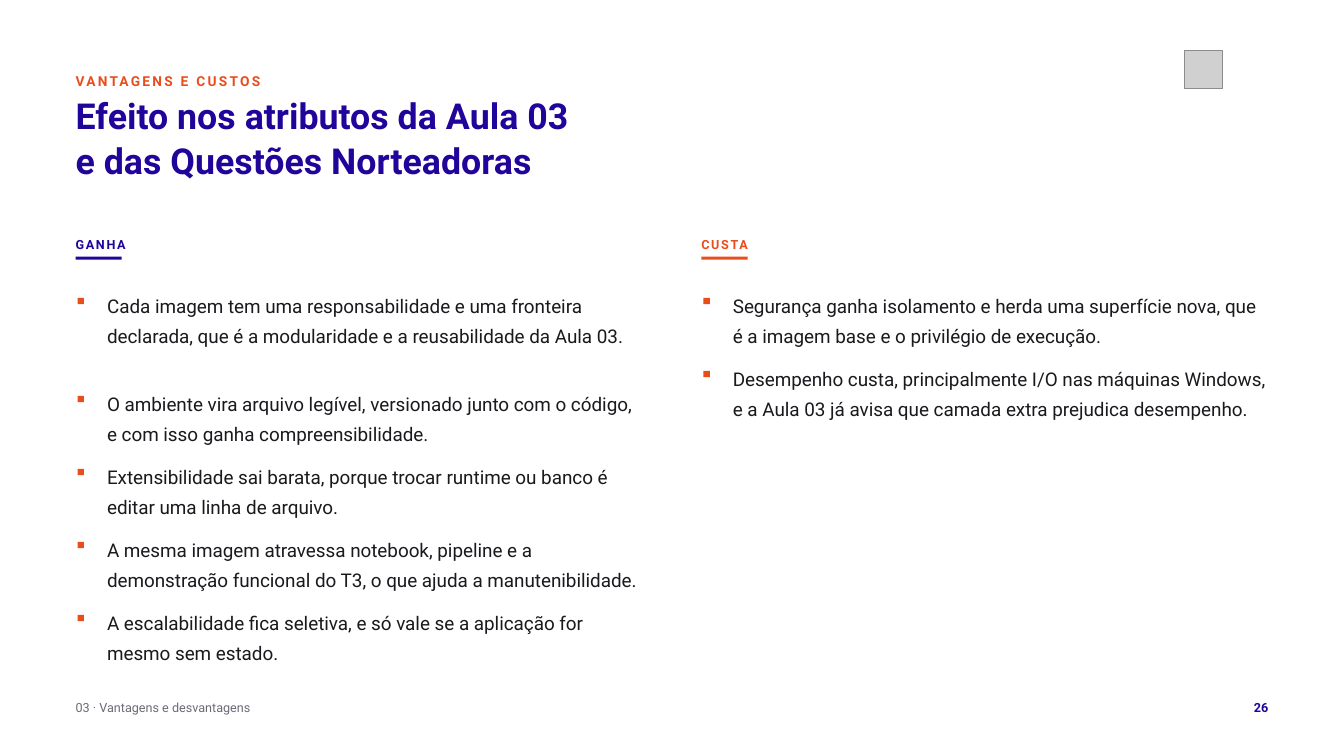
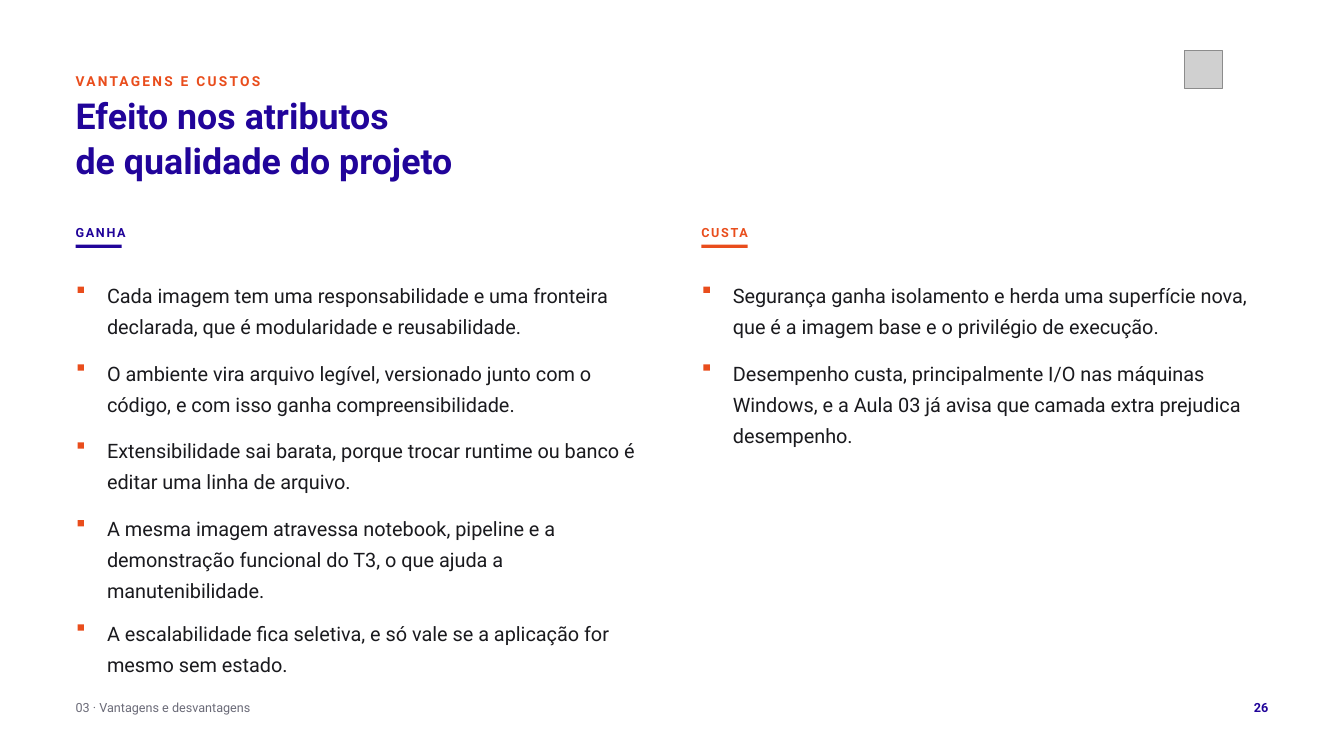
Before and after one commit to tcpassos/invite-app, a slide deck: slide 26 of trabalhos/T1-Docker-Invite-People.pptx. Drawn at 1344x756 pixels with LibreOffice and Linux fonts; fonts in the diff are those of the drawing; grey boxes stand for pictures. Boxes give left, top, right and bottom in pixels: in the first picture for what was removed or moved away, otherwise in the second. Text is boxed around its words. In the diff, an @@ line names an element or a change of style, - is before the commit and + after.

Commit message:
docs: ancora a legenda do diagrama acima do rodape e reduz as citacoes de aula nos slides

```diff
--- a/trabalhos/T1-Docker-Invite-People.pptx
+++ b/trabalhos/T1-Docker-Invite-People.pptx
@@ text at [76,102,452,182]: text changed @@
-Efeito nos atributos da Aula 03
-e das Questões Norteadoras
+Efeito nos atributos
+de qualidade do projeto
@@ text at [107,288,608,338]: text changed; size 13.5 to 14.2 pt @@
-Cada imagem tem uma responsabilidade e uma fronteira declarada, que é a modularidade e a reusabilidade da Aula 03.
+Cada imagem tem uma responsabilidade e uma fronteira declarada, que é modularidade e reusabilidade.
@@ 4 rectangles, 3 texts: place and size @@
-4 rectangles, 3 texts at [76,234,1268,347]
+4 rectangles, 3 texts at [76,222,1268,339]
@@ size 13.5 to 14.2 pt in 6 elements at [733,366,1241,447], [107,626,609,673], [733,288,1247,339], [107,521,555,599], [107,443,635,493], [107,366,591,416] @@
@@ text "O ambiente vira arquivo legível, ...": place and size @@
-text "O ambiente vira arquivo legível, ..." at [107,397,632,445]
+text "O ambiente vira arquivo legível, ..." at [107,366,591,416]
@@ rectangle: place and size @@
-rectangle at [78,396,84,402]
+rectangle at [78,365,84,371]
@@ rectangle: place and size @@
-rectangle at [704,371,710,377]
+rectangle at [704,365,710,371]
@@ rectangle: place and size @@
-rectangle at [78,469,84,475]
+rectangle at [78,443,84,449]
@@ text "Extensibilidade sai barata, porque trocar ...": place and size @@
-text "Extensibilidade sai barata, porque trocar ..." at [107,470,608,518]
+text "Extensibilidade sai barata, porque trocar ..." at [107,443,635,493]
@@ rectangle: place and size @@
-rectangle at [78,542,84,548]
+rectangle at [78,520,84,526]
@@ text "A mesma imagem atravessa notebook, ...": place and size @@
-text "A mesma imagem atravessa notebook, ..." at [107,543,636,591]
+text "A mesma imagem atravessa notebook, ..." at [107,521,555,599]
@@ rectangle: place and size @@
-rectangle at [78,615,84,621]
+rectangle at [78,624,84,630]
@@ text "A escalabilidade fica seletiva, e ...": place and size @@
-text "A escalabilidade fica seletiva, e ..." at [107,615,583,660]
+text "A escalabilidade fica seletiva, e ..." at [107,626,609,673]
```
Also in this commit, not shown: 6 other slides changed, 10 other files.
